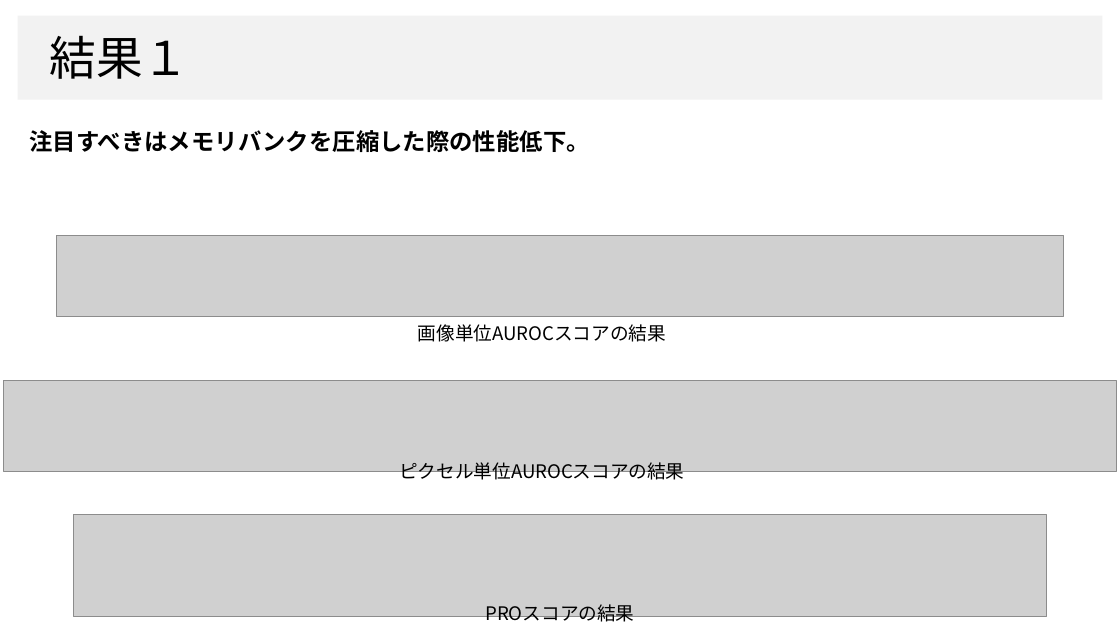
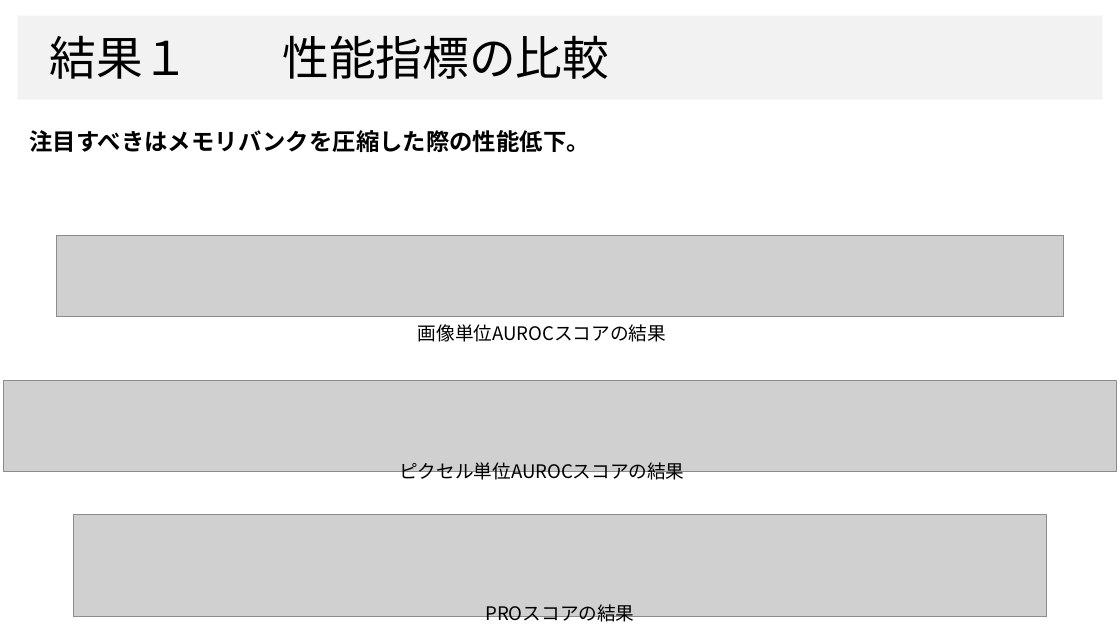
Before and after one commit to dhia-github/haselab-all, a slide deck: slide 21 of 発表資料/B4_上坂大樹_ゼミ用資料.pptx (slide 16 before the commit). Drawn at 1120x630 pixels with LibreOffice and Linux fonts; fonts in the diff are those of the drawing; grey boxes stand for pictures; background and template pictures are left out. Boxes give left, top, right and bottom in pixels: in the first picture for what was removed or moved away, otherwise in the second. Text is boxed around its words. In the diff, an @@ line names an element or a change of style, - is before the commit and + after.

```diff
--- a/発表資料/B4_上坂大樹_ゼミ用資料.pptx
+++ b/発表資料/B4_上坂大樹_ゼミ用資料.pptx
@@ text at [49,35,609,79]: text changed @@
-結果１
+結果１ 性能指標の比較
```
Also in this commit, not shown: 4 other slides changed, 6 slides added, 1 slide removed, 1 other file.
